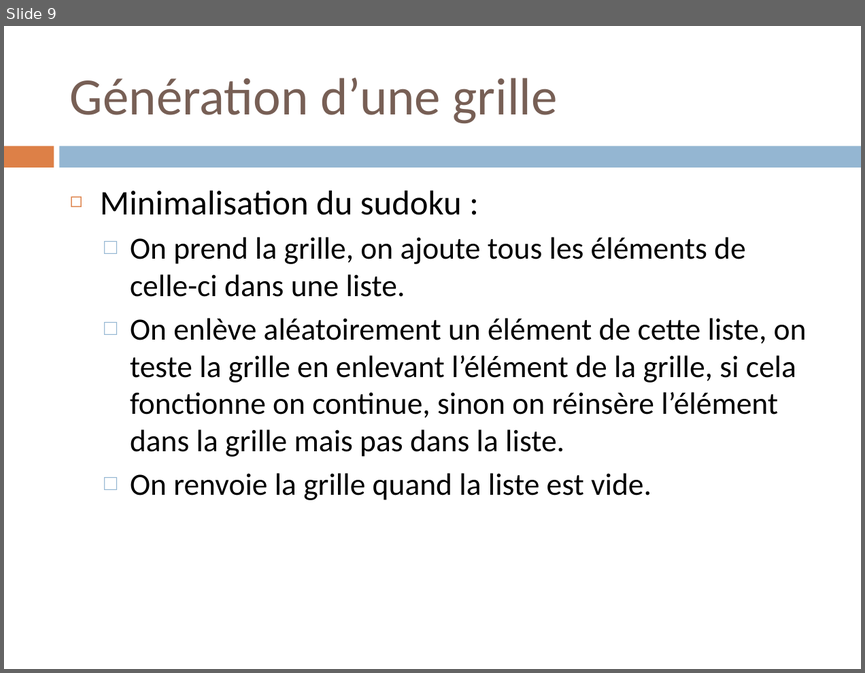
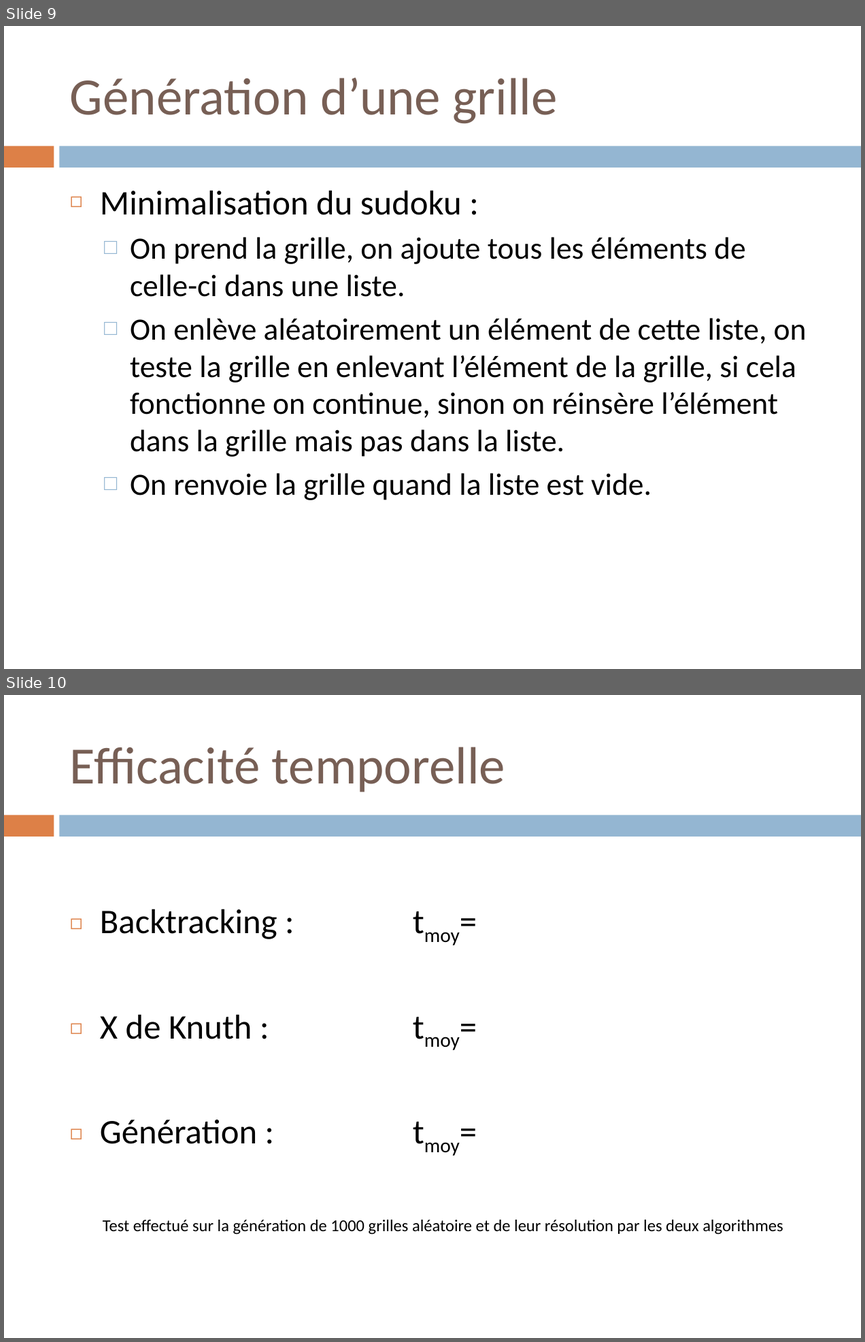
Before and after one commit to arantes555/Sudoku, a slide deck: projet inf.pptx. Shown one above the other, each under a label of ours: slide 9 before the commit, slides 9 and 10 after it. The pictures are 865x673 and 865x1342 pixels, drawn with LibreOffice and Linux fonts; fonts in the diff are those of the drawing. Boxes give left, top, right and bottom in pixels: in the first picture for what was removed or moved away, otherwise in the second. Text is boxed around its words. In the diff, an @@ line names an element or a change of style, - is before the commit and + after.

Commit message:
ppt2

```diff
--- a/projet inf.pptx
+++ b/projet inf.pptx
@@ slide 10 added at [4, 695, 861, 1338], background #FFFFFF; not listed: 2 template elements that a slide beside it also shows @@
@@ title added at [70, 747, 505, 792], 44 pt, text #775F55 @@
+Efficacité temporelle
@@ text added at [100, 909, 783, 1234], 14 pt, text #000000 @@
+◻ Backtracking : tmoy=
+◻ X de Knuth : tmoy=
+◻ Génération : tmoy=
+Test effectué sur la génération de 1000 grilles aléatoire et de leur résolution par les deux algorithmes
```
Also in this commit, not shown: 1 slide changed, 1 slide removed.
